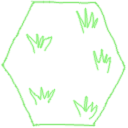
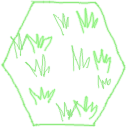
Layers edited between the first and the second (128, 128) image:
painted on "Layer" over (9, 12, 112, 123)
